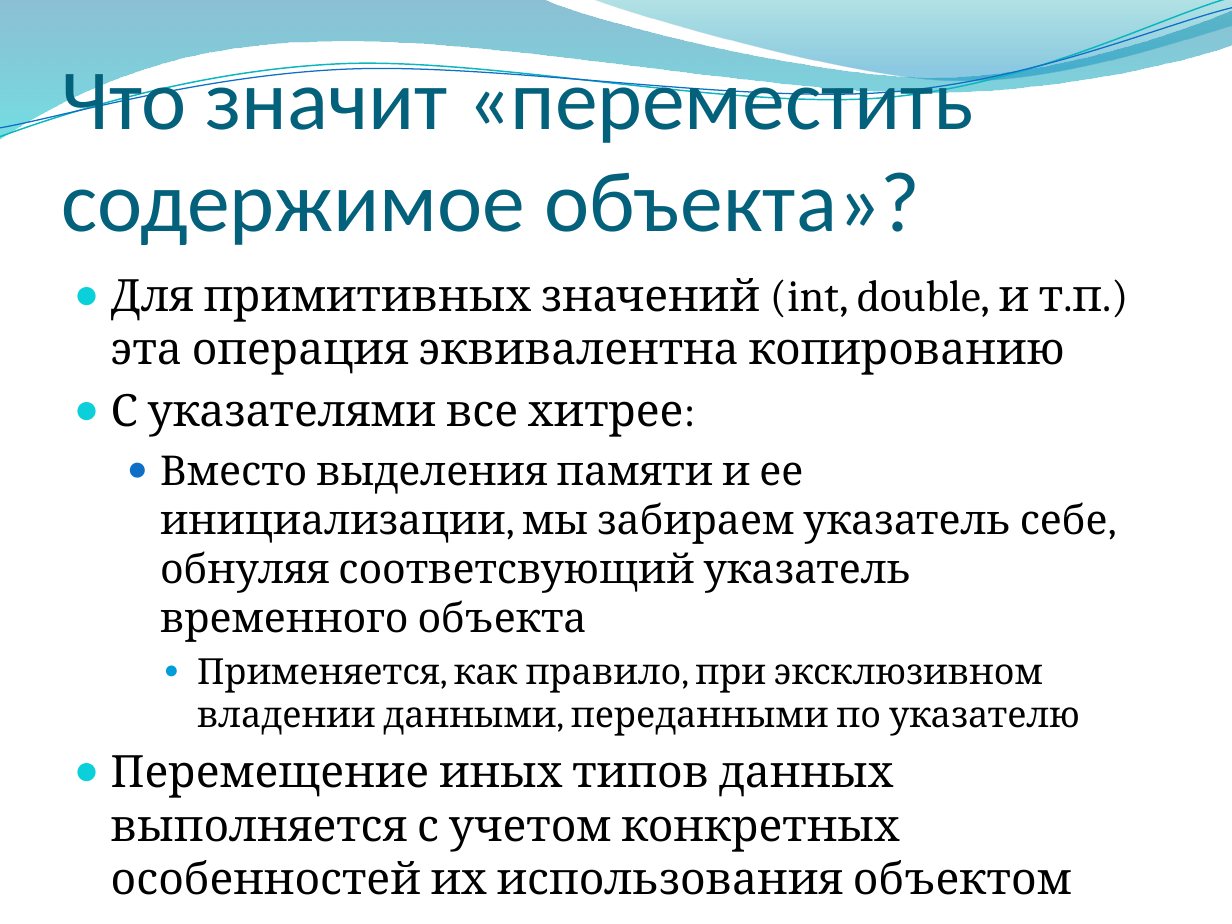
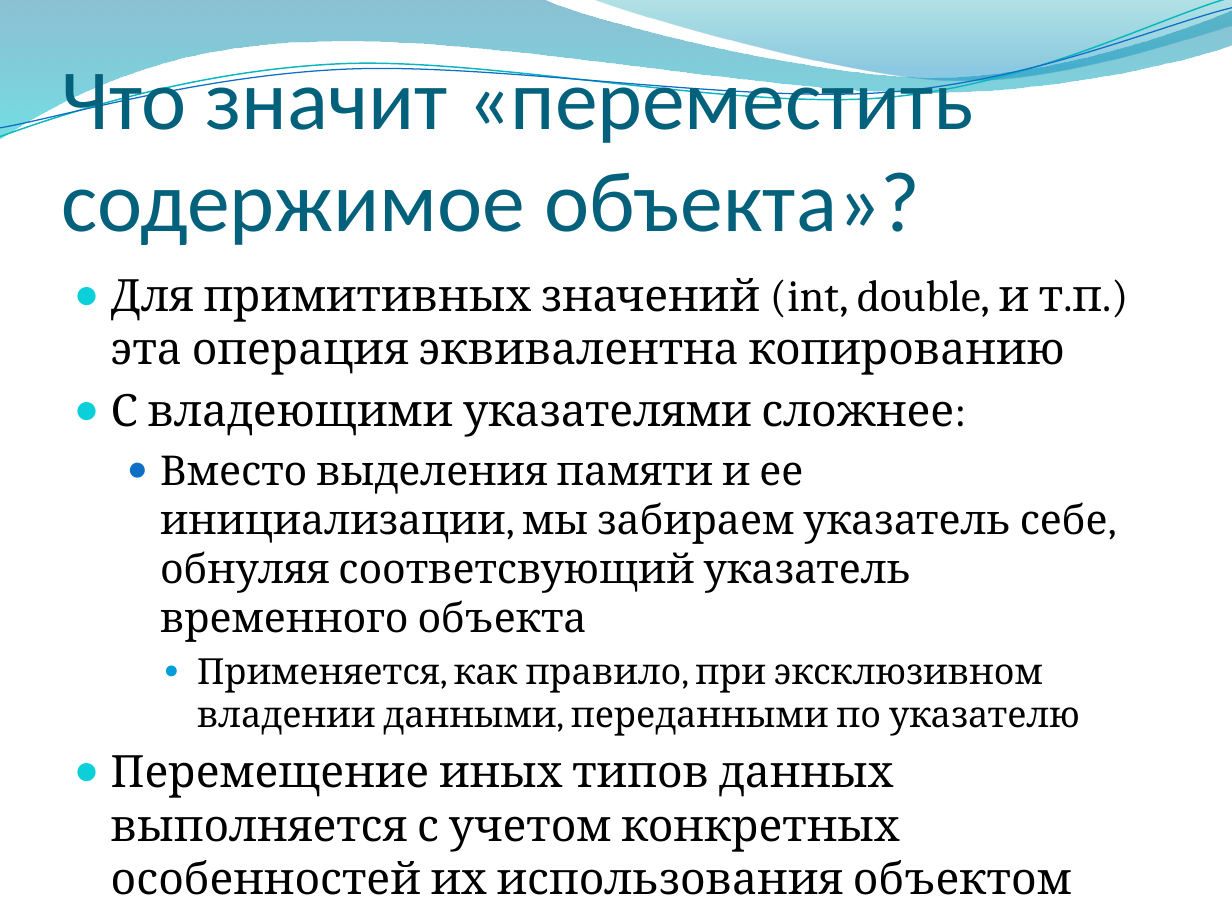
Before and after one commit to alexey-malov/oop, a slide deck: slide 75 of lectures/02/Основы ООП.pptx. Drawn at 1232x924 pixels with LibreOffice and Linux fonts; fonts in the diff are those of the drawing; background and template pictures are left out. Boxes give left, top, right and bottom in pixels: in the first picture for what was removed or moved away, otherwise in the second. Text is boxed around its words. In the diff, an @@ line names an element or a change of style, - is before the commit and + after.

```diff
--- a/lectures/02/Основы ООП.pptx
+++ b/lectures/02/Основы ООП.pptx
@@ text at <box>111,393,954,437</box>: text changed @@
-● С указателями все хитрее:
+● С владеющими указателями сложнее:
```
Also in this commit, not shown: 4 other slides changed, 3 slides added, 2 slides removed, 10 other files.
